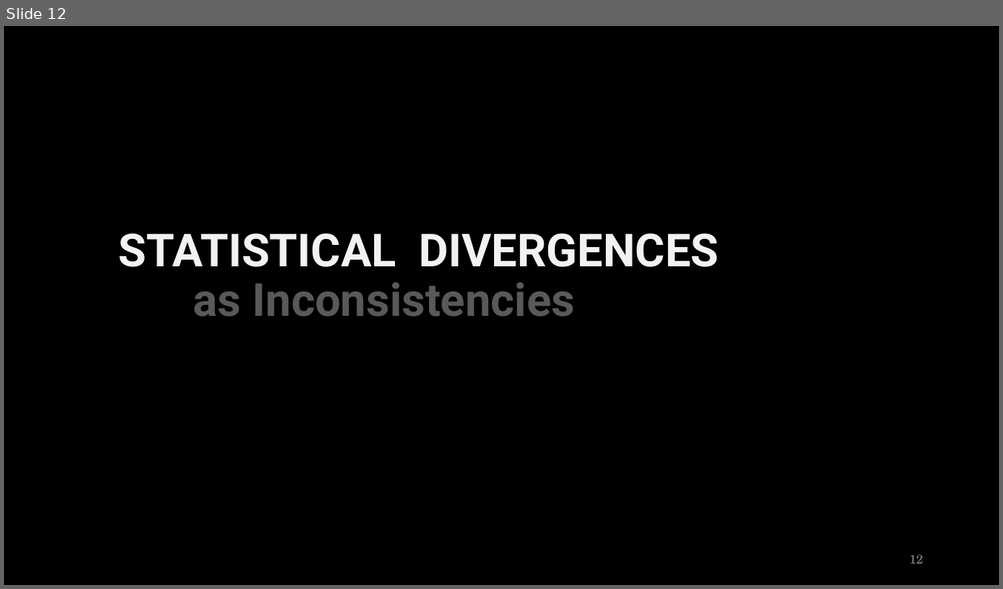
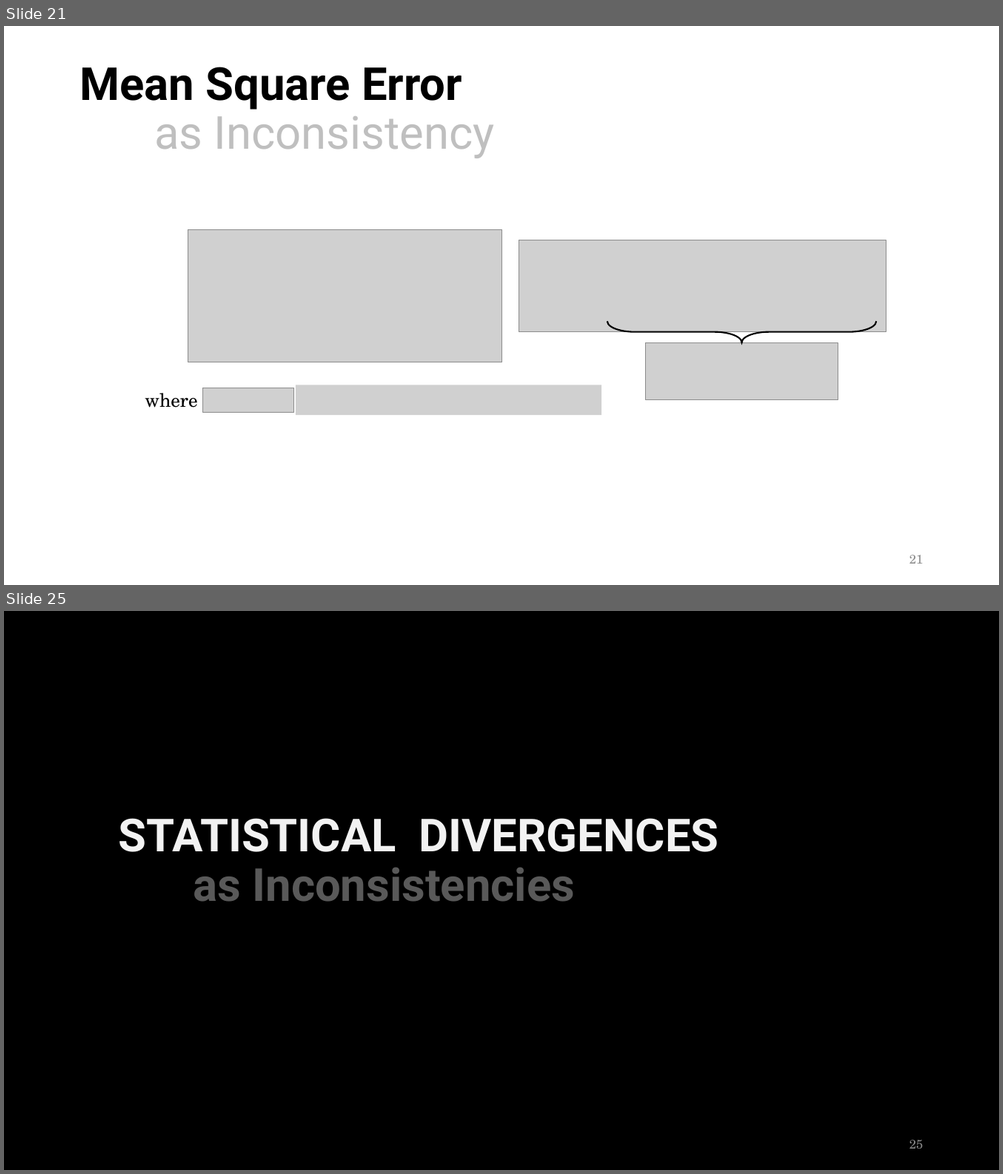
Before and after one commit to orichardson/pdg-expts, a slide deck: present/ai-seminar-2023/one-true-loss--45min.pptx. Shown one above the other, each under a label of ours: slide 12 before the commit, slides 21 and 25 after it; the slides between them are not shown. The pictures are 1003x589 and 1003x1174 pixels, drawn with LibreOffice and Linux fonts; fonts in the diff are those of the drawing; grey boxes stand for pictures. Boxes give left, top, right and bottom in pixels: in the first picture for what was removed or moved away, otherwise in the second. Text is boxed around its words. In the diff, an @@ line names an element or a change of style, - is before the commit and + after.

```diff
--- a/present/ai-seminar-2023/one-true-loss--45min.pptx
+++ b/present/ai-seminar-2023/one-true-loss--45min.pptx
@@ slide 21 added at box(4, 26, 999, 585), background #FFFFFF @@
@@ title added at box(79, 67, 495, 158), 44 pt, text #000000, bold @@
+Mean Square Error
+as Inconsistency
@@ picture added at box(188, 230, 502, 363) @@
@@ picture added at box(519, 240, 886, 332) @@
@@ right brace added at box(607, 321, 876, 343), outline #000000 1.5 pt @@
@@ picture added at box(646, 343, 837, 400) @@
@@ text added at box(145, 393, 197, 408), 18 pt, text #000000 @@
+where
@@ picture added at box(202, 389, 293, 413) @@
@@ picture added at box(296, 386, 602, 415) @@
@@ page number added at box(909, 555, 923, 564), 12 pt, text #8C8C8C @@
+21
@@ what was slide 12 is now slide 25 @@
@@ page number at box(909, 1140, 923, 1149): text changed @@
-12
+25
```
Also in this commit, not shown: 16 slides changed, 18 other slides added.
